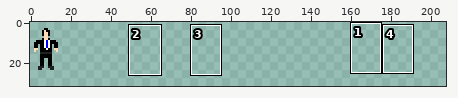
Pixel-art file -- assets/img/delegate_front.ase. Above, an overview of the earlier version with the close-up marked.
Close-up. Old version:
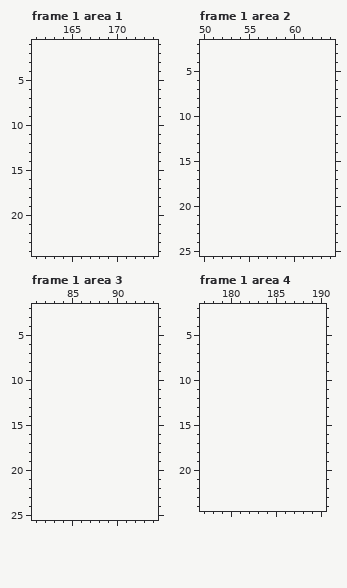
16x32 pixels, 13 frames. Colours within 5 levels of each other are drawn and written as one. Shown: frame 1 area 1: x 161..174, y 1..24; frame 1 area 2: x 50..64, y 2..25; frame 1 area 3: x 81..94, y 2..25; frame 1 area 4: x 177..190, y 2..24. The old version is drawn lined up with the new one, on the new canvas. The commit also changed other frames or places, which this record leaves out.
Palette (. is transparent): 
And afterwards:
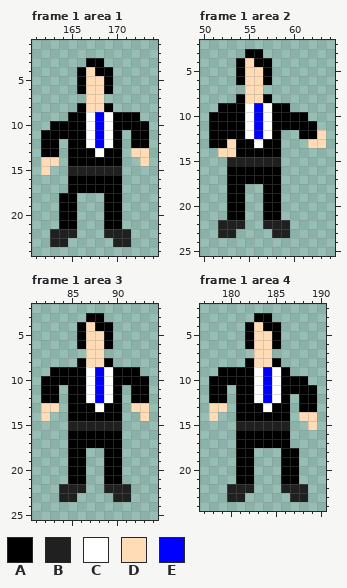
Colours new in this view: A #000000  B #202020  C #ffffff  D #ffdbb6  E #0000ff
The edit:
canvas 16x32 -> 208x32
Changed rows in their new state; - is an unchanged pixel.
Frame 1 area 1:
first column x 162:
 3 -----AA-----
 4 ----ADAA----
 5 ----ADDA----
 6 ----ADDA----
 7 -----DD-----
 8 ----ADDA----
 9 ---AACECAAA-
10 -AAAACECAAAA
11 AAAAACECA-AA
12 AA-AACECA-AA
13 AA-AAACAA-DD
14 DD-AAAAAA--D
15 D--BBBBBB---
16 ---AAAAAA---
17 ---AAAAAA---
18 --AA---AA---
19 --AA---AA---
20 --AA---AA---
21 --AA---AA---
22 -BBB---BBB--
23 -BB-----BB--
Frame 1 area 2:
first column x 51:
 3 ----AA-------
 4 ---ADAA------
 5 ---ADDA------
 6 ---ADDA------
 7 ----DD-------
 8 ---ADDA------
 9 -AAACECAA----
10 AAAACECAAAA--
11 AAAACECAAAAA-
12 AAAACECA--AAD
13 AADAACAA---DD
14 -DDAAAAA-----
15 --BBBBBB-----
16 --AAAAAA-----
17 --AAAAAA-----
18 --AA--AA-----
19 --AA--AA-----
20 --AA--AA-----
21 --AA--AA-----
22 -BBB--BBB----
23 -BB----BB----
Frame 1 area 3:
first column x 82:
 3 -----AA-----
 4 ----ADAA----
 5 ----ADDA----
 6 ----ADDA----
 7 -----DD-----
 8 ----ADDA----
 9 -AAAACECAAA-
10 AAAAACECAAAA
11 AA-AACECA-AA
12 AA-AACECA-AA
13 DD-AAACAA-DD
14 D--AAAAAA--D
15 ---BBBBBB---
16 ---AAAAAA---
17 ---AAAAAA---
18 ---AA--AA---
19 ---AA--AA---
20 ---AA--AA---
21 ---AA--AA---
22 --BBB--BBB--
23 --BB----BB--
Frame 1 area 4:
first column x 178:
 3 -----AA-----
 4 ----ADAA----
 5 ----ADDA----
 6 ----ADDA----
 7 -----DD-----
 8 ----ADDA----
 9 -AAAACECA---
10 AAAAACECAAA-
11 AA-AACECAAAA
12 AA-AACECA-AA
13 DD-AAACAA-AA
14 D--AAAAAA-DD
15 ---BBBBBB--D
16 ---AAAAAA---
17 ---AAAAAA---
18 ---AA---AA--
19 ---AA---AA--
20 ---AA---AA--
21 ---AA---AA--
22 --BBB---BBB-
23 --BB-----BB-
Where, in picture pixels (left, top, right, bottom), the same in both close-ups:
added: (41, 58, 149, 247)
added: (209, 49, 326, 238)
added: (41, 313, 149, 502)
added: (209, 313, 317, 502)
